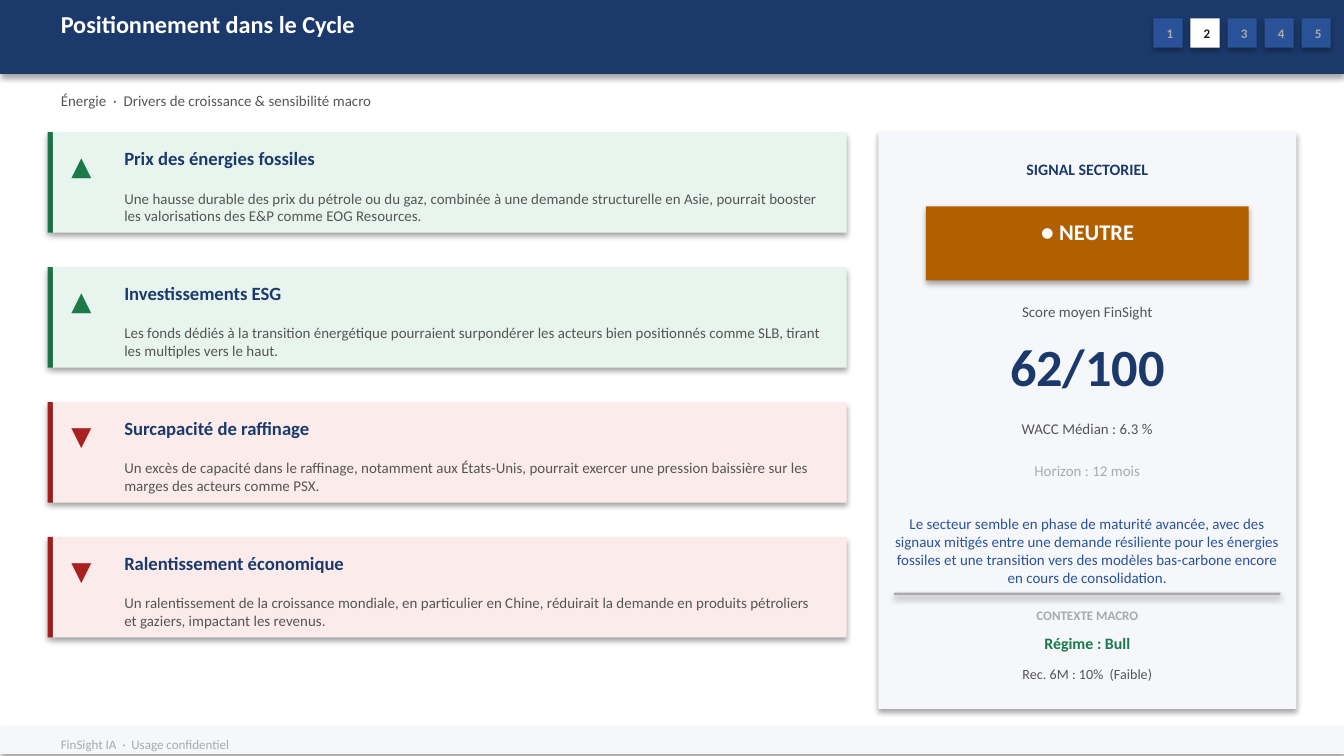
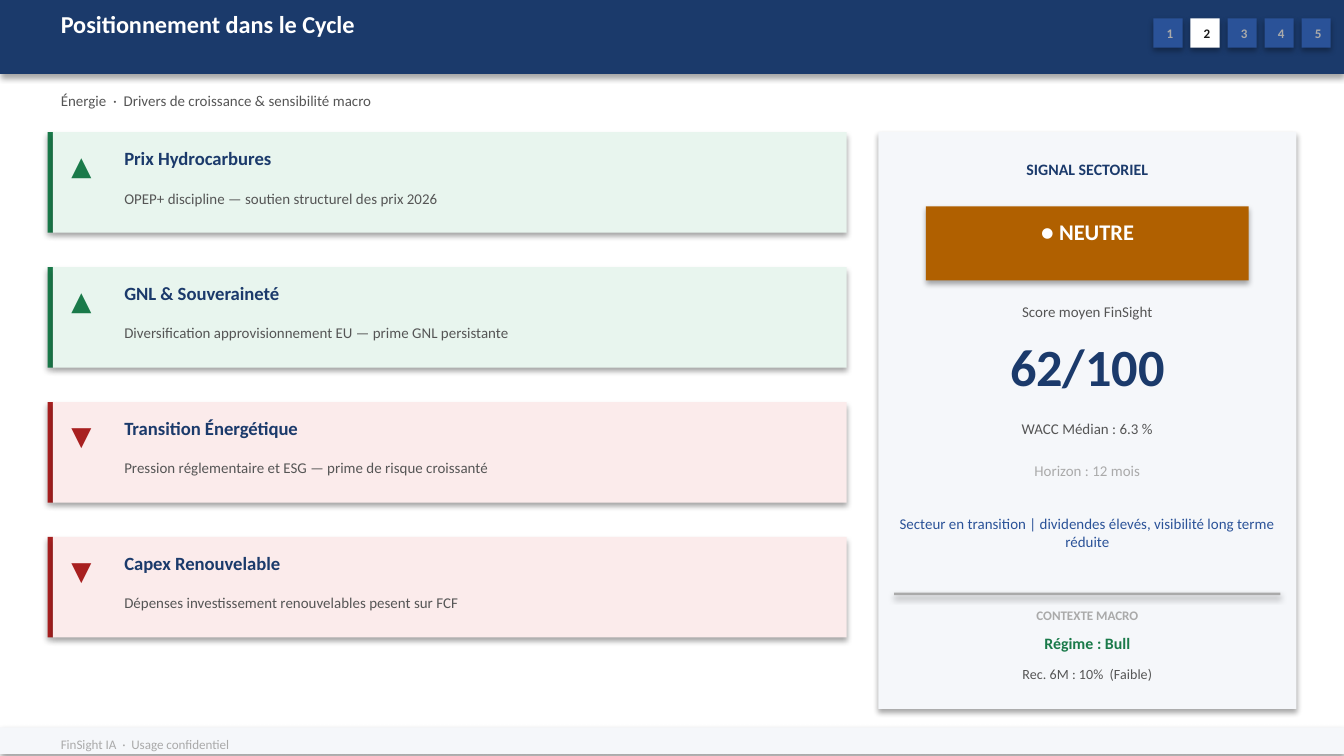
Before and after one commit to baptistejeh07-art/finsight-ia, a slide deck: slide 7 of preview/secteur_Energy_S&P_500/secteur_Energy_S&P_500.pptx. Drawn at 1344x756 pixels with LibreOffice and Linux fonts; fonts in the diff are those of the drawing. Boxes give left, top, right and bottom in pixels: in the first picture for what was removed or moved away, otherwise in the second. Text is boxed around its words. In the diff, an @@ line names an element or a change of style, - is before the commit and + after.

Commit message:
chore(preview): secteur_Energy_S&P_500 outputs regeneres

```diff
--- a/preview/secteur_Energy_S&P_500/secteur_Energy_S&P_500.pptx
+++ b/preview/secteur_Energy_S&P_500/secteur_Energy_S&P_500.pptx
@@ text at (124, 152, 271, 168): text changed @@
-Prix des énergies fossiles
+Prix Hydrocarbures
@@ text at (124, 193, 437, 207): text changed @@
-Une hausse durable des prix du pétrole ou du gaz, combinée à une demande structurelle en Asie, pourrait booster les valorisations des E&P comme EOG Resources.
+OPEP+ discipline — soutien structurel des prix 2026
@@ text at (124, 287, 280, 300): text changed @@
-Investissements ESG
+GNL & Souveraineté
@@ text at (124, 328, 508, 341): text changed @@
-Les fonds dédiés à la transition énergétique pourraient surpondérer les acteurs bien positionnés comme SLB, tirant les multiples vers le haut.
+Diversification approvisionnement EU — prime GNL persistante
@@ text at (124, 420, 298, 438): text changed @@
-Surcapacité de raffinage
+Transition Énergétique
@@ text at (124, 462, 487, 476): text changed @@
-Un excès de capacité dans le raffinage, notamment aux États-Unis, pourrait exercer une pression baissière sur les marges des acteurs comme PSX.
+Pression réglementaire et ESG — prime de risque croissanté
@@ text at (900, 518, 1274, 547): text changed @@
-Le secteur semble en phase de maturité avancée, avec des signaux mitigés entre une demande résiliente pour les énergies fossiles et une transition vers des modèles bas-carbone encore en cours de consolidation.
+Secteur en transition | dividendes élevés, visibilité long terme réduite
@@ text at (124, 557, 280, 573): text changed @@
-Ralentissement économique
+Capex Renouvelable
@@ text at (124, 597, 458, 611): text changed @@
-Un ralentissement de la croissance mondiale, en particulier en Chine, réduirait la demande en produits pétroliers et gaziers, impactant les revenus.
+Dépenses investissement renouvelables pesent sur FCF
```
Also in this commit, not shown: 8 other slides changed, 2 other files.
